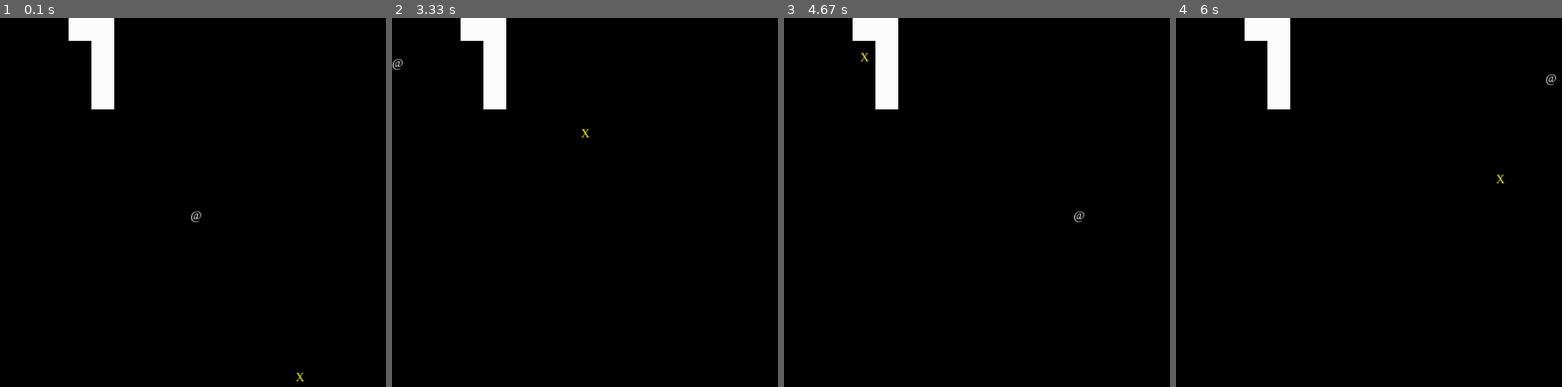
Above: before the commit, frames 1-4 (left to right).
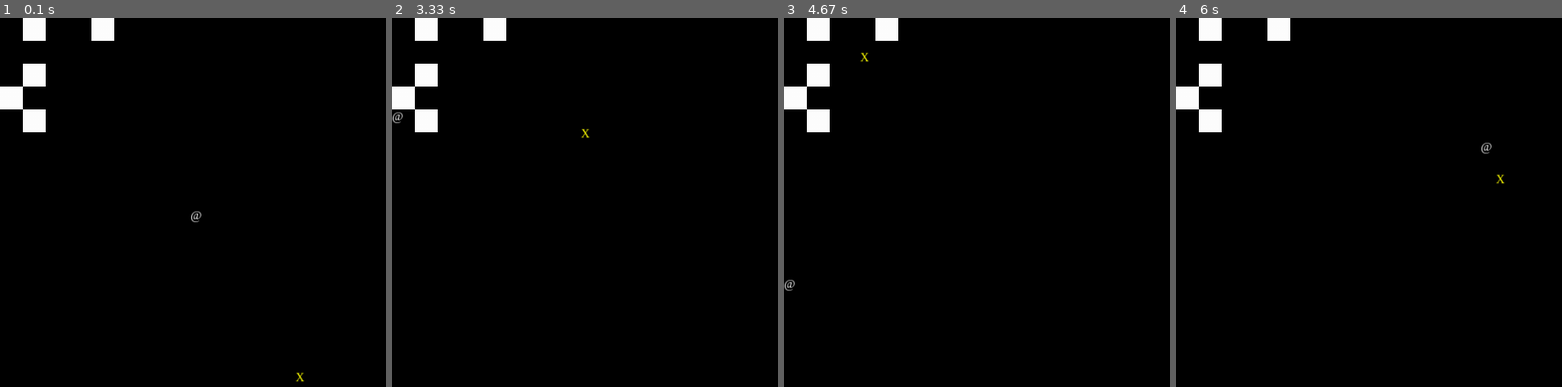
Above: after the commit, the same moments.

Repository: jankozuchowski/pygamengine
Game: pygame game, started from game.py
Same seed, same stepped clock (60 frames per second), same inputs: the game is played once before the commit and once after it.
Inputs:
- Up to frame 1 (0.1 s): no input
- Up to frame 2 (3.33 s): hold Right 0.33-0.8 s; hold Up 0.83-1.13 s; hold Right 1.17-1.63 s; hold Left 1.67-2.2 s; hold Down 2.23-2.53 s; hold Left 2.57-2.97 s; hold Up from 3 s (still down)
- Up to frame 3 (4.67 s): release Up at 3.37 s; hold Right 3.4-4.03 s; hold Down 4.07-4.43 s
- Up to frame 4 (6 s): hold Right 4.97-5.43 s; hold Up 5.47-5.77 s; hold Right from 5.8 s (still down)

The runs differ from the first frame. In frame 1, 2.9% of the frame differs, in the area x 0-30%, y 0-31%; in frame 2, 3.0%; in frame 3, 3.0%; in frame 4, 3.0%.

Commit message:
Implemented collision system.

Diff:
--- /dev/null
+++ b/actions/collide.py
@@ -0,0 +1,14 @@
+import pygame
+
+
+class Collide:
+    def __init__(self, parent):
+        self.parent = parent
+
+    def execute(self):
+        result = False
+        for sibling in self.parent.siblings:
+            if sibling == self.parent:
+                continue
+            result = result or pygame.sprite.collide_rect(sibling, self.parent)
+        return result
--- a/actions/loadmap.py
+++ b/actions/loadmap.py
@@ -16,6 +16,7 @@
                     map_object_class_instance = map_cell[0](
                             map_object_settings,
                             (column*side, row*side, side, side),
+                            self.parent,
                             )
                     self.parent.sprites.add(map_object_class_instance)
 
--- a/actions/move.py
+++ b/actions/move.py
@@ -1,20 +1,32 @@
+from actions.collide import Collide
+
+
 class Move:
     def __init__(self, parent):
         self.parent = parent
         self.direction = []
         self.moving = True
         self.speed = parent.base_speed
+        self.parent.collide = Collide(self.parent)
 
     def execute(self):
         if self.moving:
             if 'N' in self.direction:
                 self.parent.y -= self.speed
+                if self.parent.collide.execute():
+                    self.parent.y += self.speed
             if 'S' in self.direction:
                 self.parent.y += self.speed
+                if self.parent.collide.execute():
+                    self.parent.y -= self.speed
             if 'W' in self.direction:
                 self.parent.x -= self.speed
+                if self.parent.collide.execute():
+                    self.parent.x += self.speed
             if 'E' in self.direction:
                 self.parent.x += self.speed
+                if self.parent.collide.execute():
+                    self.parent.x -= self.speed
             self._fix_movement_wall_colision()
 
     def _fix_movement_wall_colision(self):
--- a/maps/first_week.py
+++ b/maps/first_week.py
@@ -1,5 +1,5 @@
-first_week = [['.', '.', '.', '-', '-'],
-              ['.', '.', '.', ',', '-'],
-              ['.', '.', '.', ',', '-'],
-              ['.', '.', '.', ',', '-'],
-              ['.', '.', '.', ',', ',']]
+first_week = [['.', '-', '.', '.', '-'],
+              ['.', '.', '.', ',', '.'],
+              ['.', '-', '.', ',', '.'],
+              ['-', '.', '.', ',', '.'],
+              ['.', '-', '.', ',', ',']]
--- a/sprites/basesprite.py
+++ b/sprites/basesprite.py
@@ -6,13 +6,15 @@
 
 
 class BaseSprite(pygame.sprite.Sprite):
-    def __init__(self, settings, position, parent_position):
+    def __init__(self, settings, position, parent):
+        super().__init__()
+        self.siblings = parent.sprites
         self.settings = settings
         self.x = position[0]
         self.y = position[1]
         self.width = position[2]
         self.height = position[3]
-        super().__init__()
+        parent_position = parent.position
         self.east_wall = parent_position[2]
         self.south_wall = parent_position[3]
         self.base_speed = settings.speed
@@ -29,6 +31,10 @@
                 )
 
     @property
+    def rect(self):
+        return pygame.Rect((self.x, self.y), (self.width, self.height))
+
+    @property
     def draw_arguments(self):
         return (self.surface, self.position)
 
--- a/sprites/npc.py
+++ b/sprites/npc.py
@@ -5,8 +5,8 @@
 
 
 class Npc(BaseSprite):
-    def __init__(self, settings, position, constraints):
-        super().__init__(settings, position, constraints)
+    def __init__(self, settings, position, parent):
+        super().__init__(settings, position, parent)
         self.move = NpcMove(self)
         character_generator = Font(self.settings.font)
         self.surface = character_generator.get_character(
--- a/sprites/player.py
+++ b/sprites/player.py
@@ -13,8 +13,8 @@
 
 
 class Player(BaseSprite):
-    def __init__(self, settings, position, constraints):
-        super().__init__(settings, position, constraints)
+    def __init__(self, settings, position, parent):
+        super().__init__(settings, position, parent)
         self.playerActions = PlayerActions
         character_generator = Font(self.settings.font)
         self.surface = character_generator.get_character(
--- a/sprites/wall.py
+++ b/sprites/wall.py
@@ -3,8 +3,8 @@
 
 
 class Wall(BaseSprite):
-    def __init__(self, settings, position):
-        super().__init__(settings, position, (0, 0, 0, 0))
+    def __init__(self, settings, position, parent):
+        super().__init__(settings, position, parent)
         self.surface = pygame.Surface((self.width, self.height))
         pygame.draw.rect(
                 self.surface,
--- a/views/canvases/board.py
+++ b/views/canvases/board.py
@@ -6,6 +6,7 @@
 from actions.loadmap import LoadMap
 from maps.first_week import first_week
 from views.canvases.basecanvas import BaseCanvas
+from actions.massupdate import CanvasMassUpdate
 
 
 class Board(BaseCanvas):
@@ -17,20 +18,24 @@
                 (
                     self.surface.get_rect().width / 2,
                     self.surface.get_rect().height / 2,
-                    0,
-                    0,
+                    30,
+                    30,
                 ),
-                self.position,
+                self,
             )
         )
         self.add_sprite(
             Npc(
                 NpcSettings(),
                 (500, 420, 0, 0),
-                self.position,
+                self,
             )
         )
         self.loadMap = LoadMap(LoadMapSettings(), self)
         self.loadMap.load(first_week)
-#        self.direction.append('E')
-#        self.moving = True
+        self.update = BoardUpdater(self)
+
+
+class BoardUpdater(CanvasMassUpdate):
+    def execute(self):
+        super().execute()
--- a/views/canvases/menu.py
+++ b/views/canvases/menu.py
@@ -23,6 +23,7 @@
                     0,
                     0,
                 ),
+                self,
             )
         )
 #        self.add_view(
@@ -46,6 +47,7 @@
                     0,
                     0,
                 ),
+                self,
             )
         )
         self.active = 0
@@ -86,9 +88,8 @@
 
 
 class MenuString(BaseSprite):
-    def __init__(self, settings, position):
-        dummy_parent_position = (0, 0, 0, 0)
-        super().__init__(settings, position, dummy_parent_position)
+    def __init__(self, settings, position, parent):
+        super().__init__(settings, position, parent)
         self.font = Font(settings.font)
         self.active = settings.active
         if hasattr(settings, 'next_view'):
Not shown, changed: TODO
